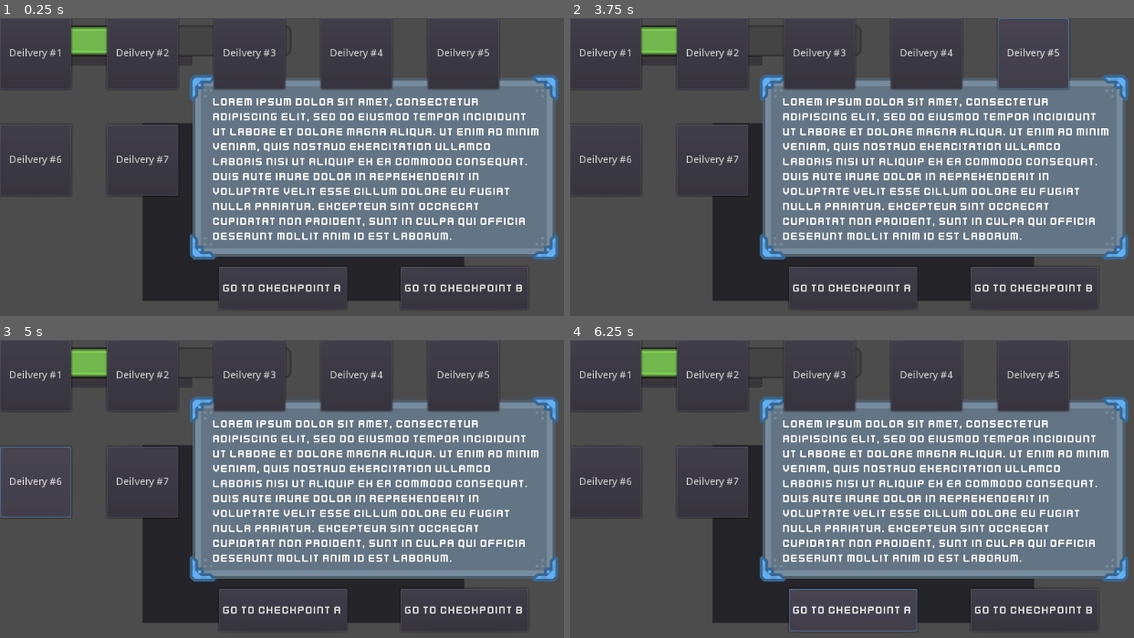
Above: before the commit, frames 1-4 (two rows, left to right).
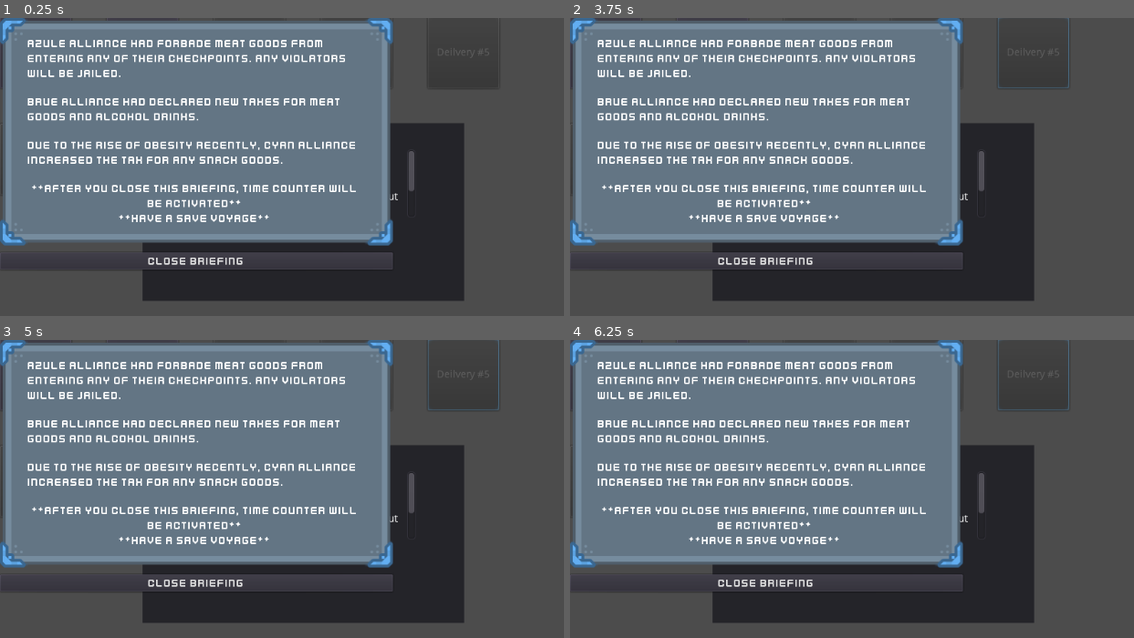
Above: after the commit, the same moments.

Repository: juunishimaster/godot-wild-jam-10
Game: Godot game, scene res://MainHUD.tscn
Same seed, same stepped clock (60 frames per second), same inputs: the game is played once before the commit and once after it. The project has no main scene, so this scene is started directly.
Inputs (mouse positions are in pixels of both pictures, inside the frame that each line leads up to):
- Up to frame 1 (0.25 s): no input
- Up to frame 2 (3.75 s): click "Deilvery #1" at 0.5 s; click "Deilvery #2" at 1.25 s; click (818, 53) at 2 s, where only the run before the commit has a clickable "Deilvery #3"; click (925, 53) at 2.75 s, where only the run before the commit has a clickable "Deilvery #4"; click (1032, 53) at 3.5 s, where only the run before the commit has a clickable "Deilvery #5"
- Up to frame 3 (5 s): click (33, 483) at 4.25 s, where only the run before the commit has a clickable "Deilvery #6"
- Up to frame 4 (6.25 s): click (711, 483) at 5 s, where only the run before the commit has a clickable "Deilvery #7"; click (852, 611) at 5.75 s, where only the run before the commit has a clickable "Go to Checkpoint A"

The runs differ from the first frame. In frame 1, 63% of the frame differs, in the area x 0-100%, y 0-98%; in frame 2, 63%; in frame 3, 63%; in frame 4, 64%.

Commit message:
+ Add level selection panel + Add briefing panel

Diff:
--- /dev/null
+++ b/BriefingNews.gd
@@ -0,0 +1,20 @@
+extends VBoxContainer
+
+# Declare member variables here. Examples:
+# var a = 2
+# var b = "text"
+signal brief_closed
+
+# Called when the node enters the scene tree for the first time.
+func _ready():
+	pass # Replace with function body.
+
+# Called every frame. 'delta' is the elapsed time since the previous frame.
+#func _process(delta):
+#	pass
+
+
+func _on_CloseBriefingButton_pressed():
+	self.hide()
+	emit_signal("brief_closed")
+	pass # Replace with function body.
--- /dev/null
+++ b/BriefingNews.tscn
@@ -0,0 +1,84 @@
+[gd_scene load_steps=7 format=2]
+
+[ext_resource path="res://BriefingNews.gd" type="Script" id=1]
+[ext_resource path="res://art/panel_boltsBlue.png" type="Texture" id=2]
+[ext_resource path="res://font/Kenney Future Narrow.ttf" type="DynamicFontData" id=3]
+
+[sub_resource type="DynamicFont" id=1]
+font_data = ExtResource( 3 )
+
+[sub_resource type="DynamicFont" id=2]
+font_data = ExtResource( 3 )
+
+[sub_resource type="DynamicFont" id=3]
+font_data = ExtResource( 3 )
+
+[node name="BriefingNews" type="VBoxContainer"]
+margin_right = 517.0
+margin_bottom = 340.0
+custom_constants/separation = 10
+script = ExtResource( 1 )
+
+[node name="NewsPanel" type="NinePatchRect" parent="."]
+margin_right = 551.43
+margin_bottom = 320.0
+rect_min_size = Vector2( 551.43, 320 )
+texture = ExtResource( 2 )
+region_rect = Rect2( 0, 0, 128, 128 )
+patch_margin_left = 36
+patch_margin_top = 36
+patch_margin_right = 36
+patch_margin_bottom = 36
+
+[node name="NewsContainer" type="VBoxContainer" parent="NewsPanel"]
+margin_left = 39.0
+margin_top = 27.0
+margin_right = 509.0
+margin_bottom = 291.0
+custom_constants/separation = 22
+__meta__ = {
+"_edit_group_": true
+}
+
+[node name="AzuleNews" type="Label" parent="NewsPanel/NewsContainer"]
+margin_right = 470.0
+margin_bottom = 60.0
+rect_min_size = Vector2( 400, 0 )
+custom_fonts/font = SubResource( 1 )
+text = "Azule Alliance had forbade meat goods from entering any of their checkpoints. Any violators will be jailed. "
+autowrap = true
+
+[node name="BrueNews" type="Label" parent="NewsPanel/NewsContainer"]
+margin_top = 82.0
+margin_right = 470.0
+margin_bottom = 121.0
+custom_fonts/font = SubResource( 1 )
+text = "Brue Alliance had declared new taxes for meat goods and alcohol drinks."
+autowrap = true
+
+[node name="CyanNews" type="Label" parent="NewsPanel/NewsContainer"]
+margin_top = 143.0
+margin_right = 470.0
+margin_bottom = 182.0
+custom_fonts/font = SubResource( 1 )
+text = "Due to the rise of obesity recently, Cyan Alliance increased the tax for any snack goods."
+autowrap = true
+
+[node name="Warning" type="Label" parent="NewsPanel/NewsContainer"]
+margin_top = 204.0
+margin_right = 470.0
+margin_bottom = 264.0
+custom_fonts/font = SubResource( 2 )
+text = "**AFTER YOU CLOSE THIS BRIEFING, TIME COUNTER WILL BE ACTIVATED**
+**HAVE A SAVE VOYAGE**"
+align = 1
+autowrap = true
+
+[node name="CloseBriefingButton" type="Button" parent="."]
+margin_top = 330.0
+margin_right = 551.0
+margin_bottom = 354.0
+custom_fonts/font = SubResource( 3 )
+text = "Close Briefing"
+
+[connection signal="pressed" from="CloseBriefingButton" to="." method="_on_CloseBriefingButton_pressed"]
--- a/GameplayScene.gd
+++ b/GameplayScene.gd
@@ -3,6 +3,11 @@
 # Declare member variables here. Examples:
 # var a = 2
 # var b = "text"
+var level_json
+var delivery_goods = {}
+var restriction_a = {}
+var restriction_b = {}
+var restriction_c = {}
 
 # Called when the node enters the scene tree for the first time.
 func _ready():
@@ -10,19 +15,39 @@
 	file.open("res://leveldata.json", File.READ)
 	var json = file.get_as_text()
 	var json_result = JSON.parse(json).result
+	level_json = JSON.parse(json).result
 	file.close()
 
-	if typeof(json_result) == TYPE_ARRAY:
-		print("Hola")
-	elif typeof(json_result) == TYPE_DICTIONARY:
-		print("Tipe dictionary " + str(json_result["levels"][0]["news"]))
-	else:
-		print(typeof(json_result["levels"]))
-	# Load delivery goods list for current level
-	# Load checkpoint restrictions for current level
-	# Start the game
-	pass # Replace with function body.
+	$BriefingNews.hide()
 
 # Called every frame. 'delta' is the elapsed time since the previous frame.
 #func _process(delta):
 #	pass
+
+
+func _on_LevelSelection_load_level(lv):
+	print(level_json["levels"][lv]["newsA"])
+	#Show and assign news
+	$BriefingNews.show()
+
+	$BriefingNews/NewsPanel/NewsContainer/AzuleNews.text = level_json["levels"][lv]["newsA"]
+	$BriefingNews/NewsPanel/NewsContainer/BrueNews.text = level_json["levels"][lv]["newsB"]
+	$BriefingNews/NewsPanel/NewsContainer/CyanNews.text = level_json["levels"][lv]["newsC"]
+
+	#Assign checkpoint restrictions
+	restriction_a = level_json["levels"][lv]["ruleA"]
+	restriction_b = level_json["levels"][lv]["ruleB"]
+	restriction_c = level_json["levels"][lv]["ruleC"]
+
+	#Assign delivery goods
+	delivery_goods = level_json["levels"][lv]["delivery"]
+
+	print(delivery_goods[0]["name"])
+
+	pass # Replace with function body.
+
+
+func _on_BriefingNews_brief_closed():
+	print("Game start")
+	#start the timer
+	pass # Replace with function body.
--- a/GameplayScene.tscn
+++ b/GameplayScene.tscn
@@ -1,6 +1,23 @@
-[gd_scene load_steps=2 format=2]
+[gd_scene load_steps=4 format=2]
 
 [ext_resource path="res://GameplayScene.gd" type="Script" id=1]
+[ext_resource path="res://LevelSelection.tscn" type="PackedScene" id=2]
+[ext_resource path="res://BriefingNews.tscn" type="PackedScene" id=3]
 
 [node name="GameplayScene" type="Node"]
 script = ExtResource( 1 )
+
+[node name="LevelSelection" parent="." instance=ExtResource( 2 )]
+margin_left = 156.0
+margin_top = 113.0
+margin_right = 856.0
+margin_bottom = 363.0
+
+[node name="BriefingNews" parent="." instance=ExtResource( 3 )]
+margin_left = 241.0
+margin_top = 107.0
+margin_right = 792.0
+margin_bottom = 461.0
+
+[connection signal="load_level" from="LevelSelection" to="." method="_on_LevelSelection_load_level"]
+[connection signal="brief_closed" from="BriefingNews" to="." method="_on_BriefingNews_brief_closed"]
--- a/LevelSelection.gd
+++ b/LevelSelection.gd
@@ -20,4 +20,6 @@
 func level_button_pressed(lv):
 	print("Load level-" + str(lv))
 	#emit signal of level data
+	emit_signal("load_level", lv)
+	self.hide()
 	#hide this level selection
--- a/LevelSelection.tscn
+++ b/LevelSelection.tscn
@@ -34,6 +34,7 @@
 margin_right = 400.0
 margin_bottom = 100.0
 rect_min_size = Vector2( 100, 100 )
+disabled = true
 text = "Deilvery #3"
 
 [node name="ButtonDelivery4" type="Button" parent="." groups=[
@@ -43,6 +44,7 @@
 margin_right = 550.0
 margin_bottom = 100.0
 rect_min_size = Vector2( 100, 100 )
+disabled = true
 text = "Deilvery #4"
 
 [node name="ButtonDelivery5" type="Button" parent="." groups=[
@@ -52,6 +54,7 @@
 margin_right = 700.0
 margin_bottom = 100.0
 rect_min_size = Vector2( 100, 100 )
+disabled = true
 text = "Deilvery #5"
 
 [node name="ButtonDelivery6" type="Button" parent="." groups=[
@@ -61,6 +64,7 @@
 margin_right = 100.0
 margin_bottom = 250.0
 rect_min_size = Vector2( 100, 100 )
+disabled = true
 text = "Deilvery #6"
 
 [node name="ButtonDelivery7" type="Button" parent="." groups=[
@@ -71,4 +75,5 @@
 margin_right = 250.0
 margin_bottom = 250.0
 rect_min_size = Vector2( 100, 100 )
+disabled = true
 text = "Deilvery #7"
--- a/MainHUD.tscn
+++ b/MainHUD.tscn
@@ -1,8 +1,9 @@
-[gd_scene load_steps=4 format=2]
+[gd_scene load_steps=5 format=2]
 
 [ext_resource path="res://FuelMeter.tscn" type="PackedScene" id=1]
 [ext_resource path="res://RouteChoice.tscn" type="PackedScene" id=2]
 [ext_resource path="res://LevelSelection.tscn" type="PackedScene" id=3]
+[ext_resource path="res://BriefingNews.tscn" type="PackedScene" id=4]
 
 [node name="CanvasLayer" type="CanvasLayer"]
 
@@ -39,5 +40,11 @@
 custom_constants/margin_bottom = 20
 
 [node name="RouteChoice" parent="." instance=ExtResource( 2 )]
+visible = false
 
 [node name="LevelSelection" parent="." instance=ExtResource( 3 )]
+margin_top = -0.735077
+margin_right = 700.0
+margin_bottom = 249.265
+
+[node name="BriefingNews" parent="." instance=ExtResource( 4 )]
--- a/RouteChoice.tscn
+++ b/RouteChoice.tscn
@@ -11,10 +11,8 @@
 font_data = ExtResource( 3 )
 
 [node name="RouteChoice" type="VBoxContainer"]
-margin_left = 266.0
-margin_top = 79.95
-margin_right = 783.0
-margin_bottom = 420.9
+margin_right = 517.0
+margin_bottom = 340.95
 custom_constants/separation = 10
 script = ExtResource( 1 )
 __meta__ = {
@@ -39,7 +37,7 @@
 [node name="RouteExplanation" type="Label" parent="RouteBoxPanel"]
 margin_left = 33.0
 margin_top = 29.0
-margin_right = 497.0
+margin_right = 484.0
 margin_bottom = 236.0
 custom_fonts/font = SubResource( 1 )
 text = "Lorem ipsum dolor sit amet, consectetur adipiscing elit, sed do eiusmod tempor incididunt ut labore et dolore m …(335 unchanged characters)…
--- a/leveldata.json
+++ b/leveldata.json
@@ -1,7 +1,9 @@
 {
    "levels":[
       {
-         "news":"Azule Alliance had forbade meat goods from entering any of their checkpoints. Any violators will be jailed. Brue Alliance had declared new taxes for meat goods and alcohol drinks. Due to the rise of obesity recently, Cyan Alliance increased the tax for any snack goods.",
+         "newsA": "Azule Alliance had forbade meat goods from entering any of their checkpoints. Any violators will be jailed.",
+         "newsB": "Brue Alliance had declared new taxes for meat goods and alcohol drinks.",
+         "newsC": "Due to the rise of obesity recently, Cyan Alliance increased the tax for any snack goods.",
          "ruleA":[
             {
                "goods":"meat",
@@ -49,7 +51,9 @@
          ]
       },
       {
-         "news":"Azule Alliance lifted ban for meat products and decreased tax for fruit products. However, they declare tax for alcohol drinks from now on. Brue Alliance hadn't changed their tax for meat and alcohol goods. Good news for us, Cyan Alliance had decided to decrease the tax for snack goods.",
+          "newsA": "Azule Alliance lifted ban for meat products and decreased tax for fruit products. However, they declare tax for alcohol drinks from now on.",
+         "newsB": "Brue Alliance hadn't changed their tax for meat and alcohol goods.",
+         "newsC": "Good news for us, Cyan Alliance had decided to decrease the tax for snack goods.",
          "ruleA":[
             {
                "goods":"alcohol",
